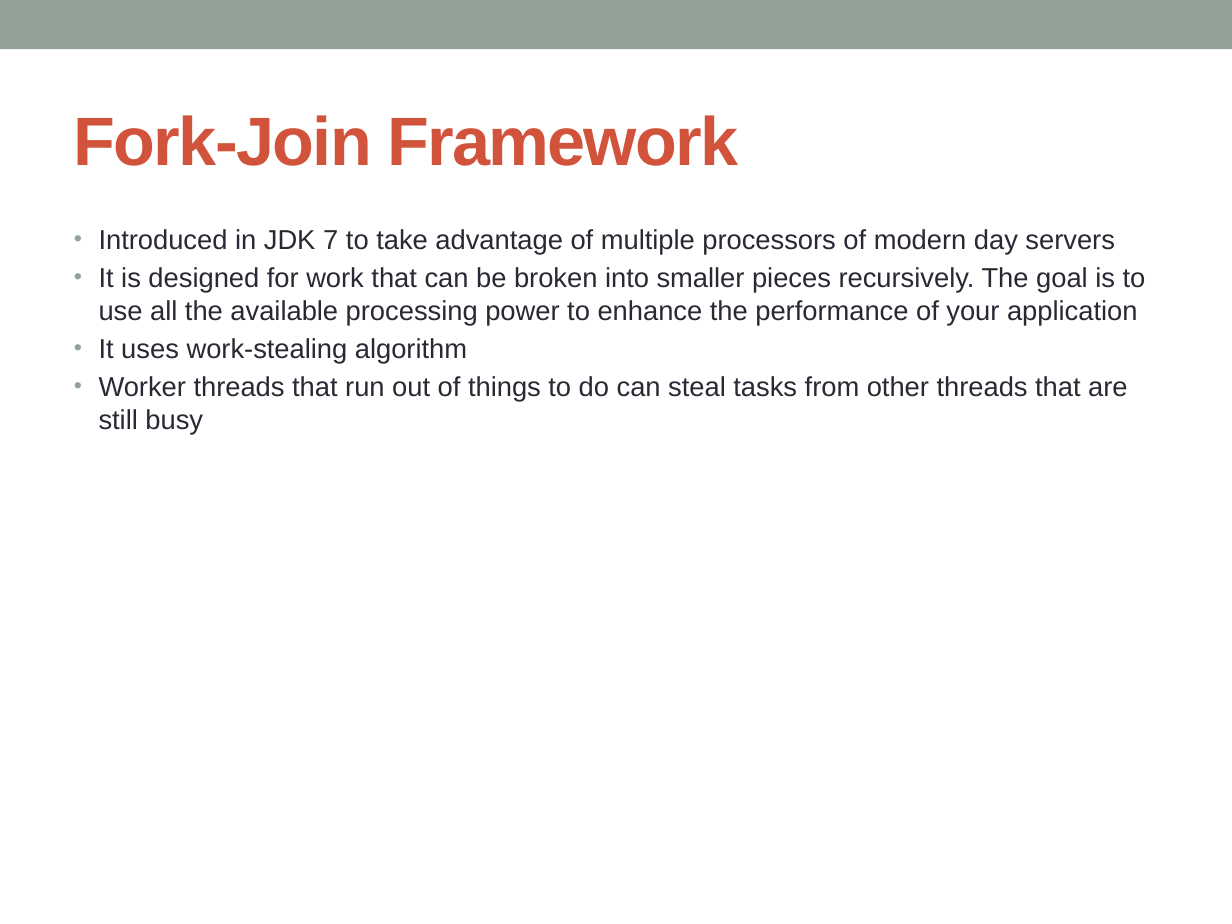
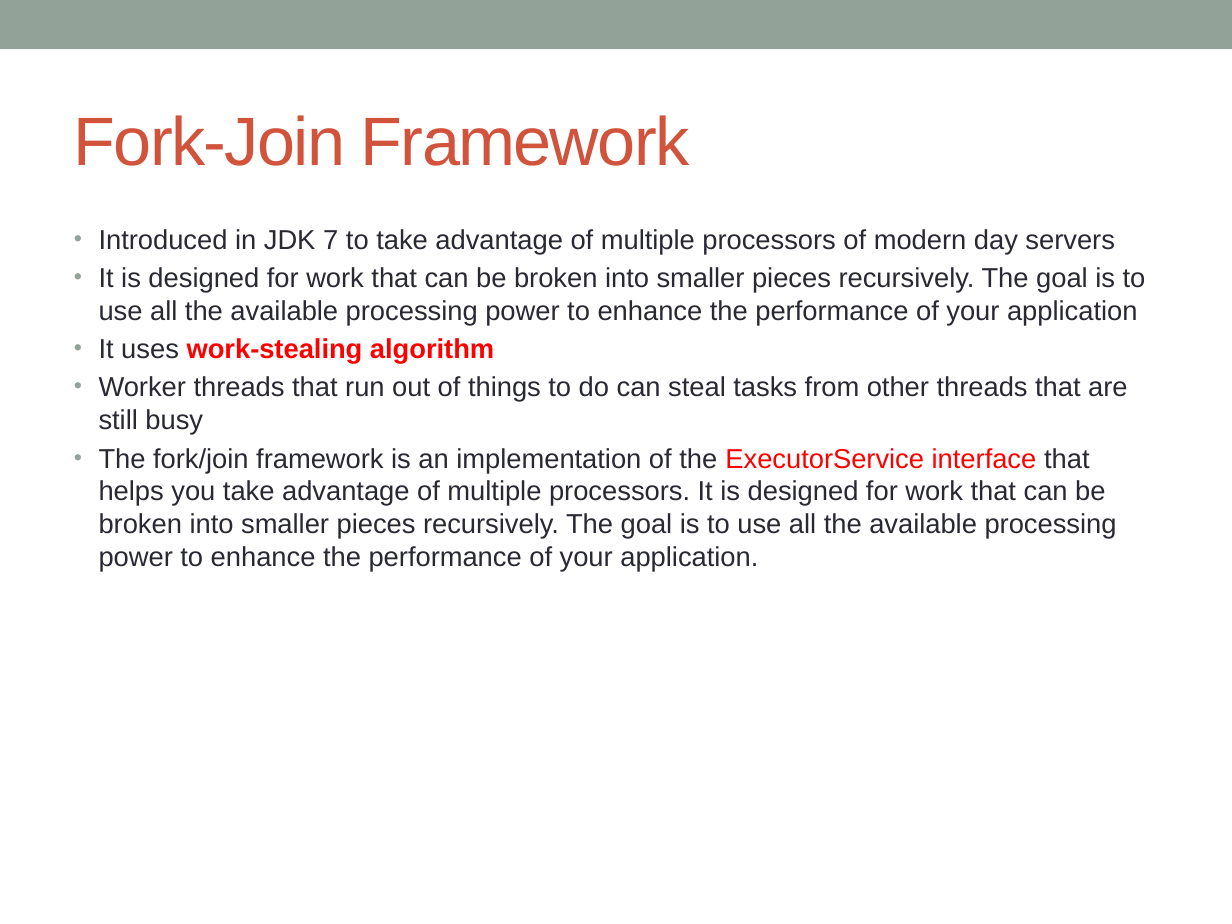
Before and after one commit to notionquest/ProjectDocumentation, a slide deck: slide 42 of MultiThreading.pptx (slide 41 before the commit). Drawn at 1232x924 pixels with LibreOffice and Linux fonts; fonts in the diff are those of the drawing. Boxes give left, top, right and bottom in pixels: in the first picture for what was removed or moved away, otherwise in the second. Text is boxed around its words. In the diff, an @@ line names an element or a change of style, - is before the commit and + after.

```diff
--- a/MultiThreading.pptx
+++ b/MultiThreading.pptx
@@ title "Fork-Join Framework" at [74,115,689,166]: bold off @@
@@ text at [99,338,494,364]: text colour #292934 to #FF0000, bold on in "work-stealing algorithm" @@
@@ text at [99,448,1117,572]: paragraph added @@
+• The fork/join framework is an implementation of the ExecutorService interface that helps you take advantage of multiple processors. It is designed for work that can be broken into smaller pieces recursively. The goal is to use all the available processing power to enhance the performance of your application.
```
Also in this commit, not shown: 5 other slides changed, 6 slides added.
